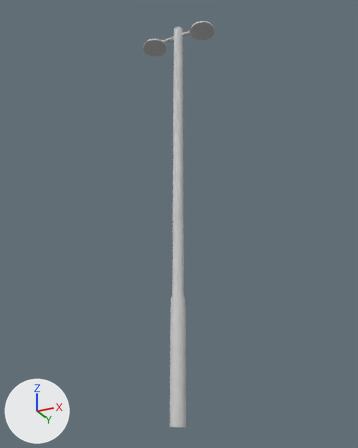
The FBX model Assets/Meshes/Street_Lamp.FBX, before and after one commit.
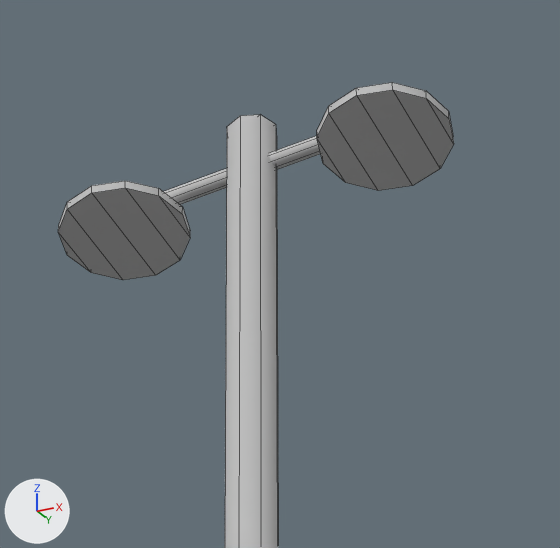
Old and new are each drawn whole from a 50 mm lens placed at (0.384, -0.765, 0.005), pointed at (-0.007, 0.018, 0.357) and again close up on the part from 37% to 65% of the width and 1% to 23% of the height. Arrows for +X, +Y and +Z are at lower left; the lights stay in place. The close-ups show mesh edges as thin lines. Where no turn or scale is listed for an object, it has been applied to the vertices.

Objects in the first close-up: 'Street_Lamp'.
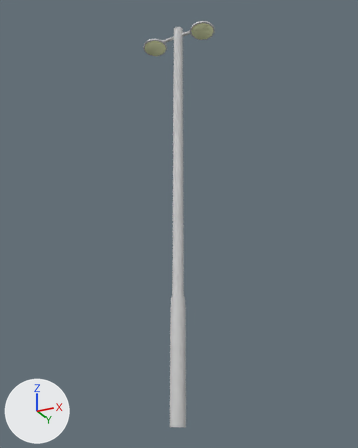
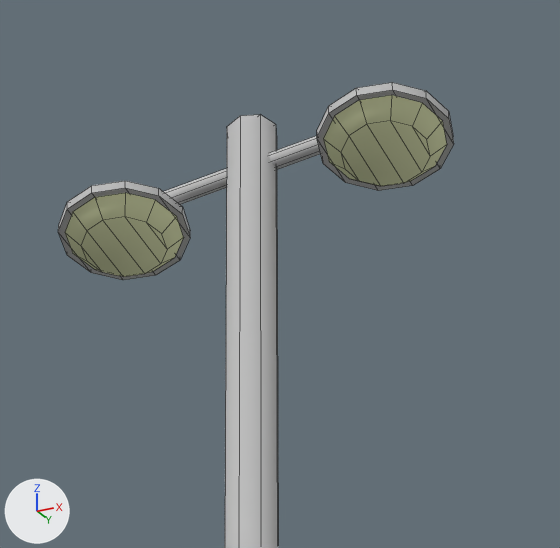
Location of each change, [x1, y1, x2, y2] in pixels of the close-ups (560 x 548 px):
```json
{"part": 1, "of": "me_mesh", "change": "added", "after": [323, 95, 447, 186], "on screen": "yellow"}
{"part": 2, "of": "me_mesh", "change": "added", "after": [65, 193, 184, 277], "on screen": "yellow"}
```

Scene script edits in JSON lines:
```json
{"op": "add", "block": "mat_street_lights", "code": ["mat_street_lights = principled_material('Street_Lights')", "mat_street_lights.base_color = (0.945, 1.0, 0.588)  # yellow #f9ffca", "mat_street_lights.roughness = 0.859"]}
{"block": "me_mesh", "where": "# used by ob_street_lamp; location = (0.0, 0.0, 0.0)"}
{"op": "remove", "block": "me_mesh", "code": "me_mesh.from_pydata(...)  # 168 vertices, 147 faces; spans x -0.084..0.084, y -0.027..0.027, z 0.0..0.81"}
{"op": "add", "block": "me_mesh", "code": "me_mesh.from_pydata(...)  # 216 vertices, 183 faces; spans x -0.084..0.084, y -0.027..0.027, z 0.0..0.81"}
{"block": "me_mesh", "change": "me_mesh part 1: a new loose piece of 24 vertices spanning x 0.034..0.082, y -0.024..0.024, z 0.775..0.782, in mat_street_lights (yellow #f9ffca)"}
{"block": "me_mesh", "change": "me_mesh part 2: a new loose piece of 24 vertices spanning x -0.082..-0.034, y -0.024..0.024, z 0.775..0.782, in mat_street_lights (yellow #f9ffca)"}
{"op": "add", "block": "me_mesh", "code": "me_mesh.materials.append(mat_street_lights)  # yellow #f9ffca"}
```
